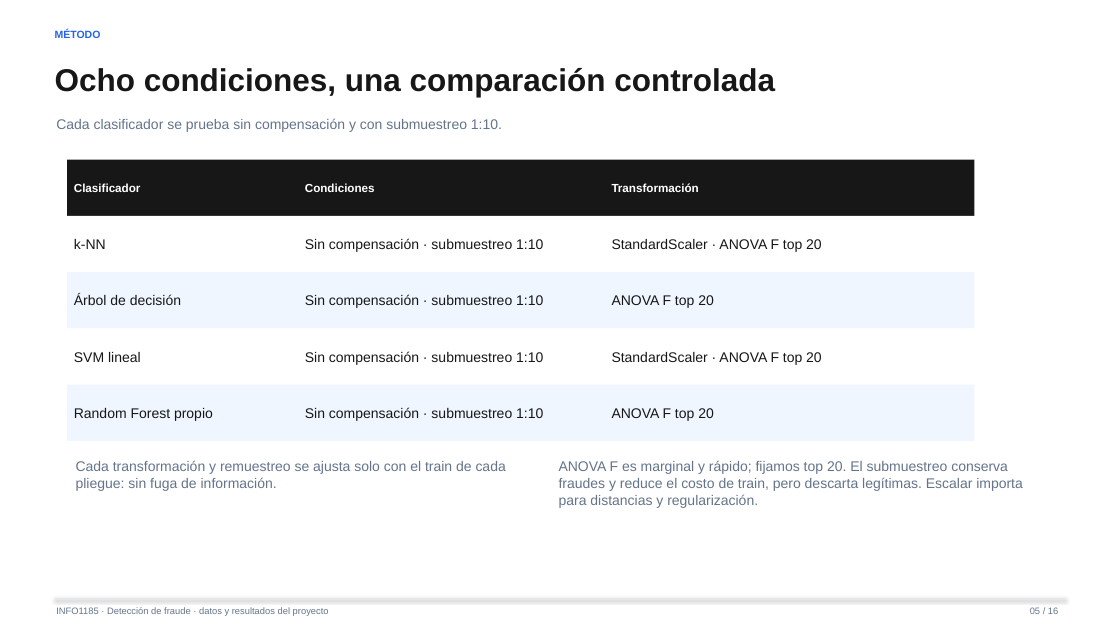
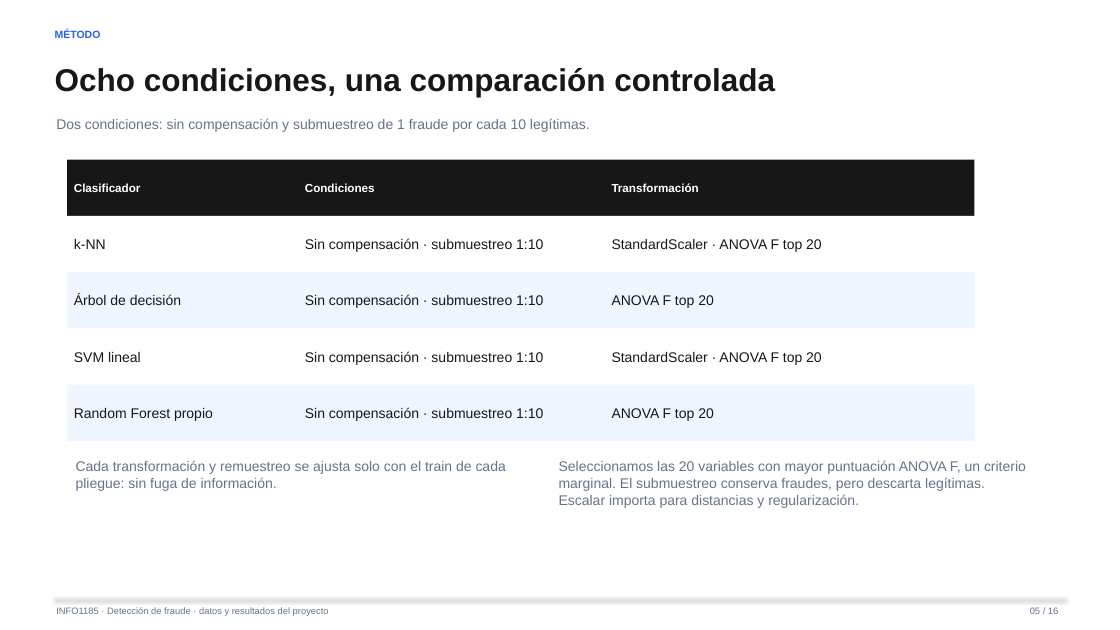
Before and after one commit to FernandoValdes01/Fraudetection, a slide deck: slide 5 of documentacion/presentacion/canva/presentacion.pptx. Drawn at 1120x630 pixels with LibreOffice and Linux fonts; fonts in the diff are those of the drawing. Boxes give left, top, right and bottom in pixels: in the first picture for what was removed or moved away, otherwise in the second. Text is boxed around its words. In the diff, an @@ line names an element or a change of style, - is before the commit and + after.

Commit message:
fix(presentacion): aclara las páginas 4, 5, 6 y 8 y actualiza el PDF de Canva
Las correcciones quedaron guardadas en Canva y exportadas al PDF nativo. Se actualizan las copias automáticas, la referencia del diseño y el manifiesto de entrega.

```diff
--- a/documentacion/presentacion/canva/presentacion.pptx
+++ b/documentacion/presentacion/canva/presentacion.pptx
@@ text at [56, 118, 590, 132]: text changed @@
-Cada clasificador se prueba sin compensación y con submuestreo 1:10.
+Dos condiciones: sin compensación y submuestreo de 1 fraude por cada 10 legítimas.
@@ text at [559, 461, 1026, 508]: text changed @@
-ANOVA F es marginal y rápido; fijamos top 20. El submuestreo conserva fraudes y reduce el costo de train, pero descarta legítimas. Escalar importa para distancias y regularización.
+Seleccionamos las 20 variables con mayor puntuación ANOVA F, un criterio marginal. El submuestreo conserva fraudes, pero descarta legítimas. Escalar importa para distancias y regularización.
```
Also in this commit, not shown: 3 other slides changed, 6 other files.
